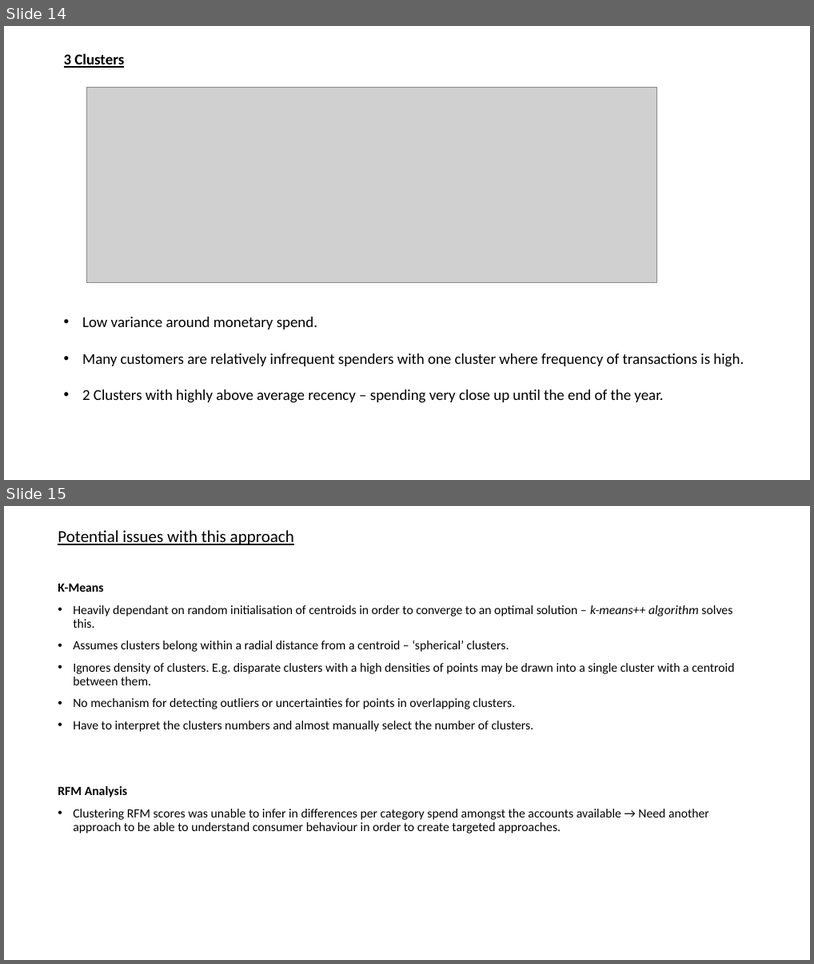
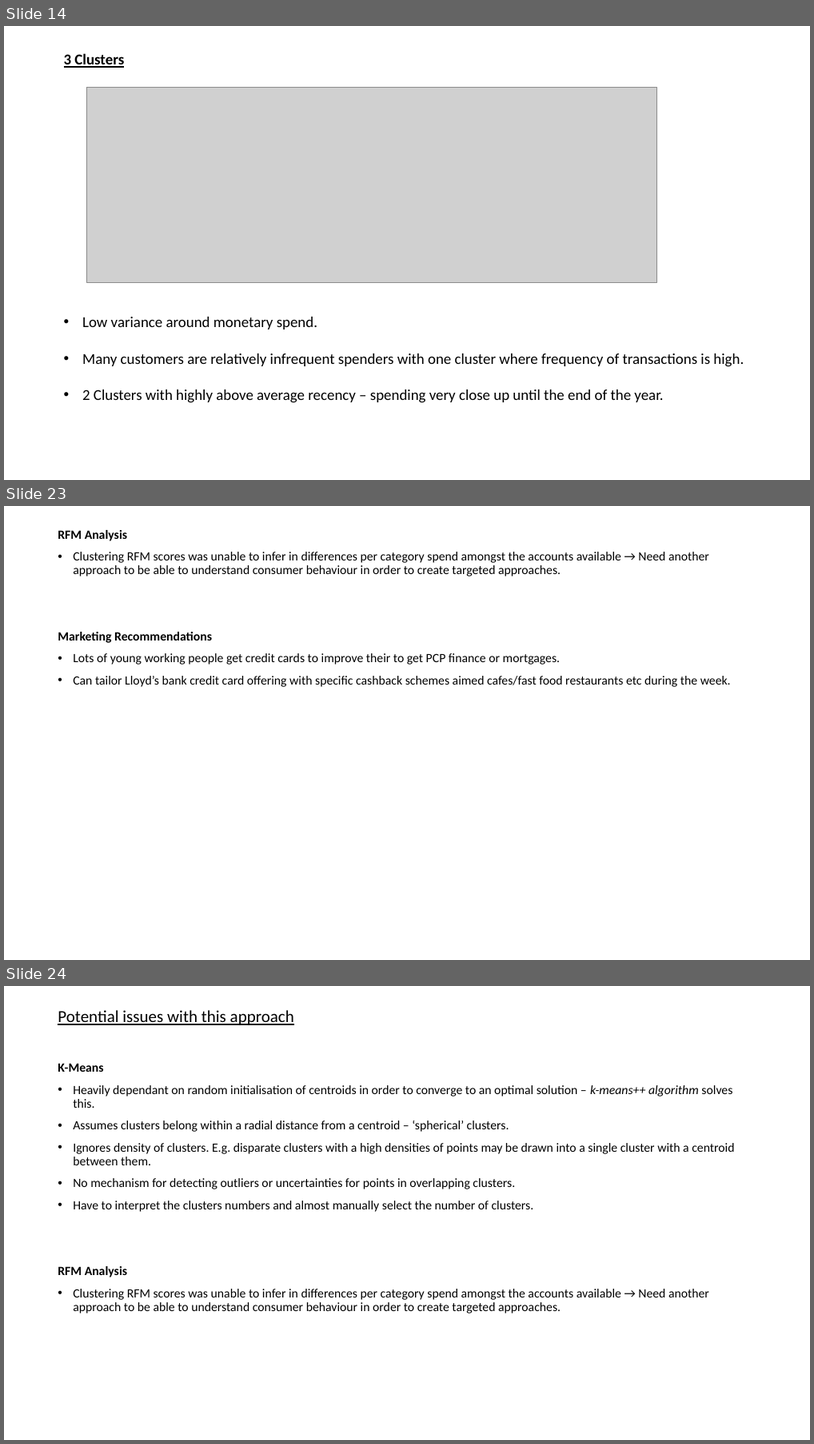
Before and after one commit to UoB-DSMP-2023-24/dsmp-2024-group-38, a slide deck: RFM Analysis of Results .pptx. Shown one above the other, each under a label of ours: slides 14 and 15 before the commit, slides 14, 23 and 24 after it; the slides between them are not shown. The pictures are 814x964 and 814x1444 pixels, drawn with LibreOffice and Linux fonts; fonts in the diff are those of the drawing; grey boxes stand for pictures. Boxes give left, top, right and bottom in pixels: in the first picture for what was removed or moved away, otherwise in the second. Text is boxed around its words. In the diff, an @@ line names an element or a change of style, - is before the commit and + after.

```diff
--- a/RFM Analysis of Results .pptx
+++ b/RFM Analysis of Results .pptx
@@ slide 23 added at bbox=[4, 506, 810, 960], background #FFFFFF @@
@@ text added at bbox=[58, 530, 731, 687], 15 pt, text #000000 @@
+RFM Analysis
+• Clustering RFM scores was unable to infer in differences per category spend amongst the accounts available → Need another approach to be able to understand consumer behaviour in order to create targeted approaches.
+Marketing Recommendations
+• Lots of young working people get credit cards to improve their to get PCP finance or mortgages.
+• Can tailor Lloyd’s bank credit card offering with specific cashback schemes aimed cafes/fast food restaurants etc during the week.
@@ what was slide 15 is now slide 24 @@
```
Also in this commit, not shown: 8 other slides added, 1 other file.
